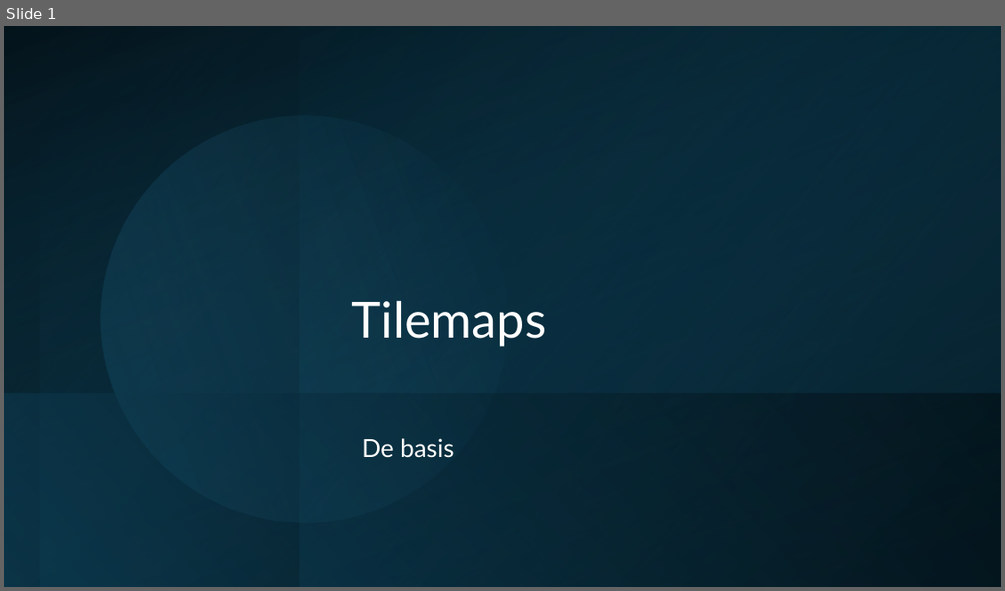
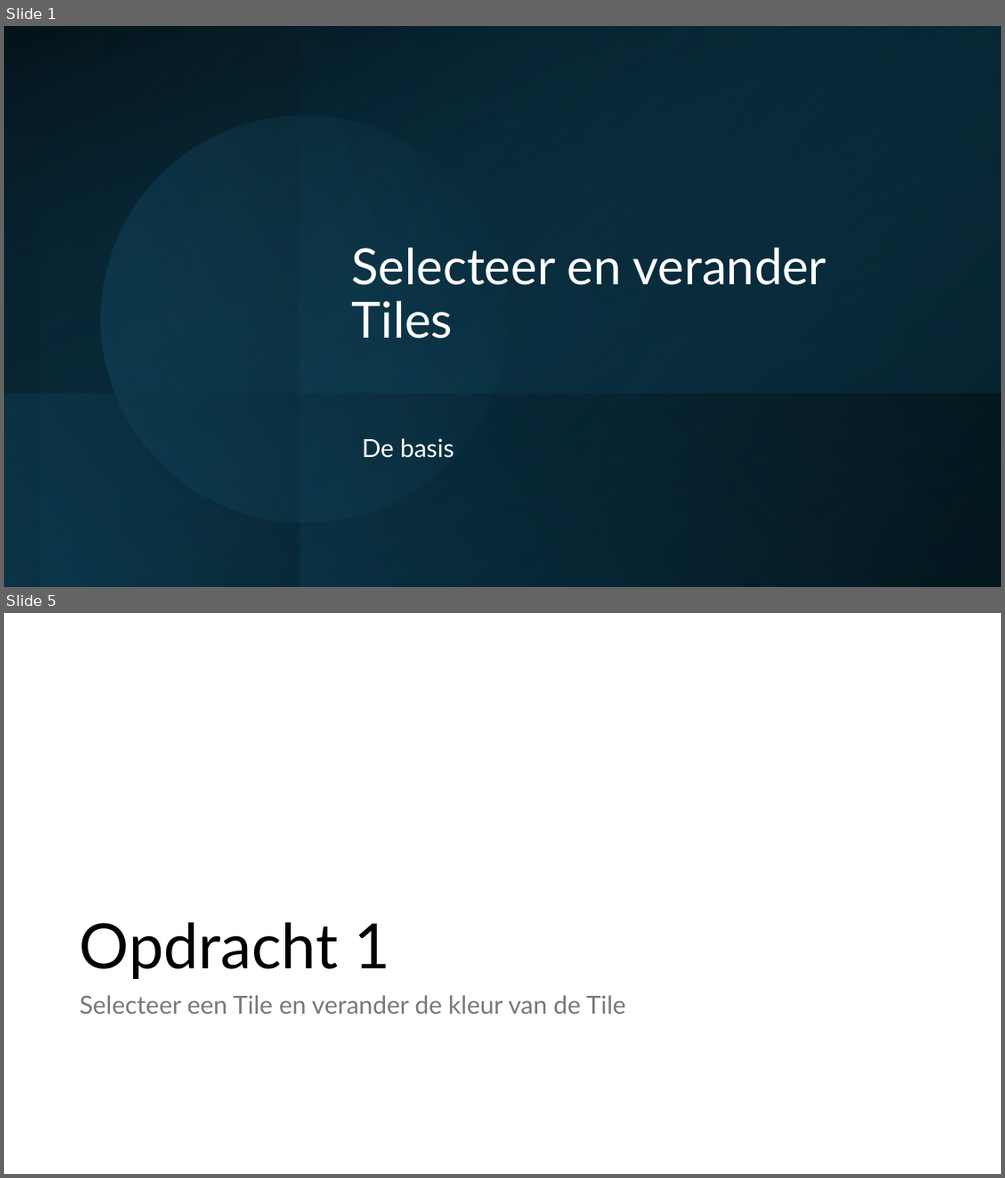
Before and after one commit to djsjollema/lessen-gamedevelopment, a slide deck: M4/GDV_2D_Gym/les2/gdv-2d-gym-les2.pptx. Shown one above the other, each under a label of ours: slide 1 before the commit, slides 1 and 5 after it; the slides between them are not shown. The pictures are 1005x591 and 1005x1178 pixels, drawn with LibreOffice and Linux fonts; fonts in the diff are those of the drawing. Boxes give left, top, right and bottom in pixels: in the first picture for what was removed or moved away, otherwise in the second. Text is boxed around its words. In the diff, an @@ line names an element or a change of style, - is before the commit and + after.

```diff
--- a/M4/GDV_2D_Gym/les2/gdv-2d-gym-les2.pptx
+++ b/M4/GDV_2D_Gym/les2/gdv-2d-gym-les2.pptx
@@ slide 5 added at [4, 613, 1001, 1174], background #FFFFFF @@
@@ title added at [80, 922, 390, 979], 60 pt, text #000000 @@
+Opdracht 1
@@ text added at [80, 995, 626, 1013], 24 pt, text #797979 @@
+Selecteer een Tile en verander de kleur van de Tile
@@ slide 1 changed as well @@
@@ title at [352, 247, 826, 338]: text changed @@
-Tilemaps
+Selecteer en verander Tiles
```
Also in this commit, not shown: 8 other slides added, 3 slides removed, 5 other files.
